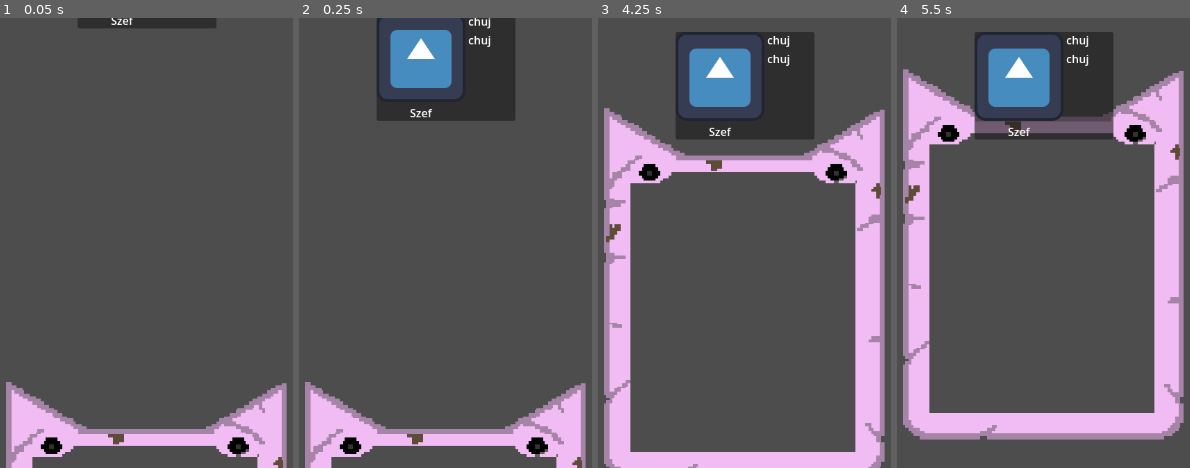
Above: before the commit, frames 1-4 (left to right).
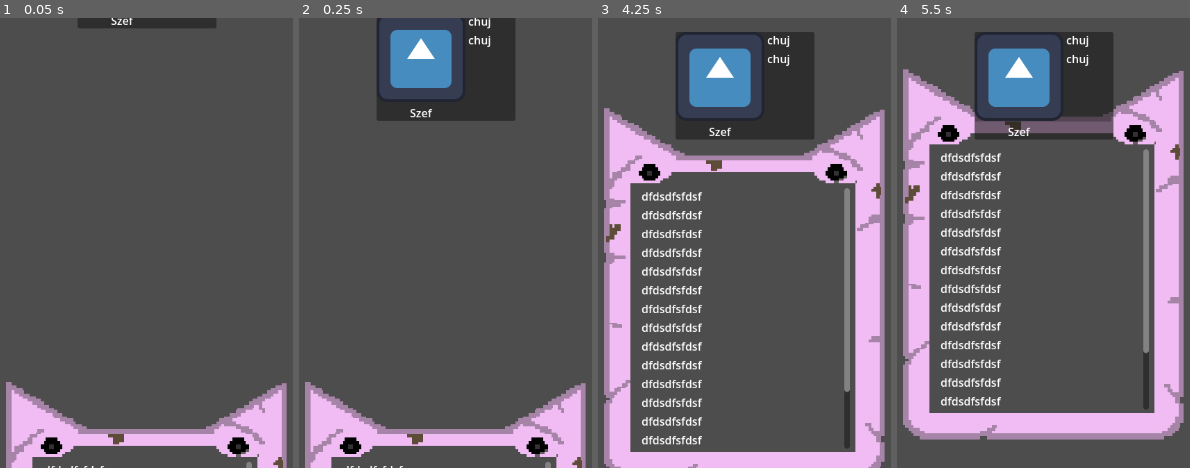
Above: after the commit, the same moments.

Repository: forklovee/SteelworksGameJam5
Game: Godot game, scene res://main.tscn
Two runs of this game, one before a commit and one after it. Both use one fixed random seed, a clock stepped at 60 frames per second and the inputs below. The engine's default icon, where the game draws it, is replaced by a stand-in: a white triangle on a blue panel in a dark square.
Inputs (mouse positions are in pixels of both pictures, inside the frame that each line leads up to):
- Up to frame 1 (0.05 s): no input
- Up to frame 2 (0.25 s): no input
- Up to frame 3 (4.25 s): move the mouse to (outside the picture) at 0.52 s; tap Enter at 1.25, 2.75 s; move the mouse to (outside the picture) at 1.27 s; tap Space at 2, 3.5 s; move the mouse to (823, 144) at 2.02 s; move the mouse to (706, 333) at 2.77 s; move the mouse to (outside the picture) at 3.52 s
- Up to frame 4 (5.5 s): move the mouse to (outside the picture) at 4.27 s; tap Enter at 5 s; move the mouse to (1084, 243) at 5.02 s

The runs differ from the first frame. In frame 1, less than 0.1% of the frame differs, in the area x 16-87%, y 98-100%; in frame 2, less than 0.1%; in frame 3, 4.6%, in the area x 15-87%, y 37-96%; in frame 4, 4.5%.

Commit message:
scroll in tablet

Diff:
--- a/UI/Tablet/tablet_control.gd
+++ b/UI/Tablet/tablet_control.gd
@@ -1,6 +1,6 @@
 extends Control
 
-@export var tablet: PanelContainer
+@export var tablet: Control
 @export var anim_duration: float = 0.5
 @export var hidden_offset: float = 800.0
 @export var shown_offset: float = 350.0
--- a/UI/Toast/toast_control.gd
+++ b/UI/Toast/toast_control.gd
@@ -1,7 +1,7 @@
 
 extends Control
 
-@export var toast: PanelContainer
+@export var toast: Panel
 @export var boss_image: TextureRect
 @export var boss_name: Label
 @export var boss_title: Label
--- a/main.tscn
+++ b/main.tscn
@@ -5,8 +5,6 @@
 [ext_resource type="Texture2D" uid="uid://cd87pvau0yr8f" path="res://UI/Tablet/tablet.png" id="2_h2yge"]
 [ext_resource type="Script" uid="uid://3sbq6o3dgmno" path="res://Quests/quest_animation.gd" id="4_1bvp3"]
 [ext_resource type="Texture2D" uid="uid://7bm83ywhglhl" path="res://icon.svg" id="4_lquwl"]
-
-[sub_resource type="StyleBoxEmpty" id="StyleBoxEmpty_h2yge"]
 
 [node name="Main" type="Node" unique_id=1996573084]
 
@@ -21,7 +19,7 @@
 script = ExtResource("1_ig7tw")
 tablet = NodePath("Tablet")
 
-[node name="Tablet" type="PanelContainer" parent="UI/TabletControl" unique_id=1953524956]
+[node name="Tablet" type="Control" parent="UI/TabletControl" unique_id=826878443]
 layout_mode = 1
 anchors_preset = 8
 anchor_left = 0.5
@@ -38,22 +36,101 @@
 offset_transform_position = Vector2(0, 800)
 offset_transform_visual_only = false
 mouse_default_cursor_shape = 2
-theme_override_styles/panel = SubResource("StyleBoxEmpty_h2yge")
 
 [node name="TabletBody" type="TextureRect" parent="UI/TabletControl/Tablet" unique_id=531123886]
-layout_mode = 2
+layout_mode = 0
+offset_right = 425.0
+offset_bottom = 1200.0
 mouse_filter = 2
 texture = ExtResource("2_h2yge")
 stretch_mode = 4
 
 [node name="ScrollContainer" type="ScrollContainer" parent="UI/TabletControl/Tablet" unique_id=251766917]
-layout_mode = 2
+layout_mode = 1
+anchors_preset = 5
+anchor_left = 0.5
+anchor_right = 0.5
+offset_left = -150.0
+offset_right = 150.0
+offset_bottom = 375.0
+grow_horizontal = 2
 size_flags_vertical = 0
+offset_transform_enabled = true
+offset_transform_position = Vector2(0, 115)
+offset_transform_visual_only = false
 
 [node name="VBoxContainer" type="VBoxContainer" parent="UI/TabletControl/Tablet/ScrollContainer" unique_id=917488453]
 layout_mode = 2
 
 [node name="Label" type="Label" parent="UI/TabletControl/Tablet/ScrollContainer/VBoxContainer" unique_id=1966460449]
+layout_mode = 2
+text = "dfdsdfsfdsf"
+
+[node name="Label2" type="Label" parent="UI/TabletControl/Tablet/ScrollContainer/VBoxContainer" unique_id=1357235241]
+layout_mode = 2
+text = "dfdsdfsfdsf"
+
+[node name="Label3" type="Label" parent="UI/TabletControl/Tablet/ScrollContainer/VBoxContainer" unique_id=1133639163]
+layout_mode = 2
+text = "dfdsdfsfdsf"
+
+[node name="Label4" type="Label" parent="UI/TabletControl/Tablet/ScrollContainer/VBoxContainer" unique_id=614422915]
+layout_mode = 2
+text = "dfdsdfsfdsf"
+
+[node name="Label5" type="Label" parent="UI/TabletControl/Tablet/ScrollContainer/VBoxContainer" unique_id=4608435]
+layout_mode = 2
+text = "dfdsdfsfdsf"
+
+[node name="Label6" type="Label" parent="UI/TabletControl/Tablet/ScrollContainer/VBoxContainer" unique_id=380110583]
+layout_mode = 2
+text = "dfdsdfsfdsf"
+
+[node name="Label7" type="Label" parent="UI/TabletControl/Tablet/ScrollContainer/VBoxContainer" unique_id=279583457]
+layout_mode = 2
+text = "dfdsdfsfdsf"
+
+[node name="Label8" type="Label" parent="UI/TabletControl/Tablet/ScrollContainer/VBoxContainer" unique_id=1430339224]
+layout_mode = 2
+text = "dfdsdfsfdsf"
+
+[node name="Label9" type="Label" parent="UI/TabletControl/Tablet/ScrollContainer/VBoxContainer" unique_id=1638131997]
+layout_mode = 2
+text = "dfdsdfsfdsf"
+
+[node name="Label10" type="Label" parent="UI/TabletControl/Tablet/ScrollContainer/VBoxContainer" unique_id=1869242979]
+layout_mode = 2
+text = "dfdsdfsfdsf"
+
+[node name="Label11" type="Label" parent="UI/TabletControl/Tablet/ScrollContainer/VBoxContainer" unique_id=211838515]
+layout_mode = 2
+text = "dfdsdfsfdsf"
+
+[node name="Label12" type="Label" parent="UI/TabletControl/Tablet/ScrollContainer/VBoxContainer" unique_id=240584779]
+layout_mode = 2
+text = "dfdsdfsfdsf"
+
+[node name="Label13" type="Label" parent="UI/TabletControl/Tablet/ScrollContainer/VBoxContainer" unique_id=1420504798]
+layout_mode = 2
+text = "dfdsdfsfdsf"
+
+[node name="Label14" type="Label" parent="UI/TabletControl/Tablet/ScrollContainer/VBoxContainer" unique_id=2021699596]
+layout_mode = 2
+text = "dfdsdfsfdsf"
+
+[node name="Label15" type="Label" parent="UI/TabletControl/Tablet/ScrollContainer/VBoxContainer" unique_id=2118971918]
+layout_mode = 2
+text = "dfdsdfsfdsf"
+
+[node name="Label16" type="Label" parent="UI/TabletControl/Tablet/ScrollContainer/VBoxContainer" unique_id=1547308490]
+layout_mode = 2
+text = "dfdsdfsfdsf"
+
+[node name="Label17" type="Label" parent="UI/TabletControl/Tablet/ScrollContainer/VBoxContainer" unique_id=1950077132]
+layout_mode = 2
+text = "dfdsdfsfdsf"
+
+[node name="Label18" type="Label" parent="UI/TabletControl/Tablet/ScrollContainer/VBoxContainer" unique_id=1350095247]
 layout_mode = 2
 text = "dfdsdfsfdsf"
 
@@ -70,21 +147,23 @@
 boss_title = NodePath("Toast/HBoxContainer/VBoxContainer/Title")
 boss_message = NodePath("Toast/HBoxContainer/VBoxContainer/Message")
 
-[node name="Toast" type="PanelContainer" parent="UI/ToastControl" unique_id=877710176]
+[node name="Toast" type="Panel" parent="UI/ToastControl" unique_id=307711980]
 layout_mode = 1
 anchors_preset = 5
 anchor_left = 0.5
 anchor_right = 0.5
 offset_left = -100.0
 offset_right = 100.0
-offset_bottom = 50.0
+offset_bottom = 155.0
 grow_horizontal = 2
 offset_transform_enabled = true
 offset_transform_position = Vector2(0, 20)
 offset_transform_visual_only = false
 
 [node name="HBoxContainer" type="HBoxContainer" parent="UI/ToastControl/Toast" unique_id=730661876]
-layout_mode = 2
+layout_mode = 0
+offset_right = 200.0
+offset_bottom = 155.0
 
 [node name="VBoxContainer2" type="VBoxContainer" parent="UI/ToastControl/Toast/HBoxContainer" unique_id=1979679845]
 layout_mode = 2
--- a/project.godot
+++ b/project.godot
@@ -15,11 +15,22 @@
 config/features=PackedStringArray("4.7", "GL Compatibility")
 config/icon="res://icon.svg"
 
+[autoload]
+
+Game="*uid://dsw8eyggrpdln"
+
 [display]
 
-window/size/mode=3
 window/stretch/mode="viewport"
 window/vsync/vsync_mode=0
+
+[input]
+
+LeftMouseButton={
+"deadzone": 0.2,
+"events": [Object(InputEventMouseButton,"resource_local_to_scene":false,"resource_name":"","device":-1,"window_id":0,"alt_pressed":false,"shift_pressed":false,"ctrl_pressed":false,"meta_pressed":false,"button_mask":0,"position":Vector2(0, 0),"global_position":Vector2(0, 0),"factor":1.0,"button_index":1,"canceled":false,"pressed":false,"double_click":false,"script":null)
+]
+}
 
 [physics]
 
